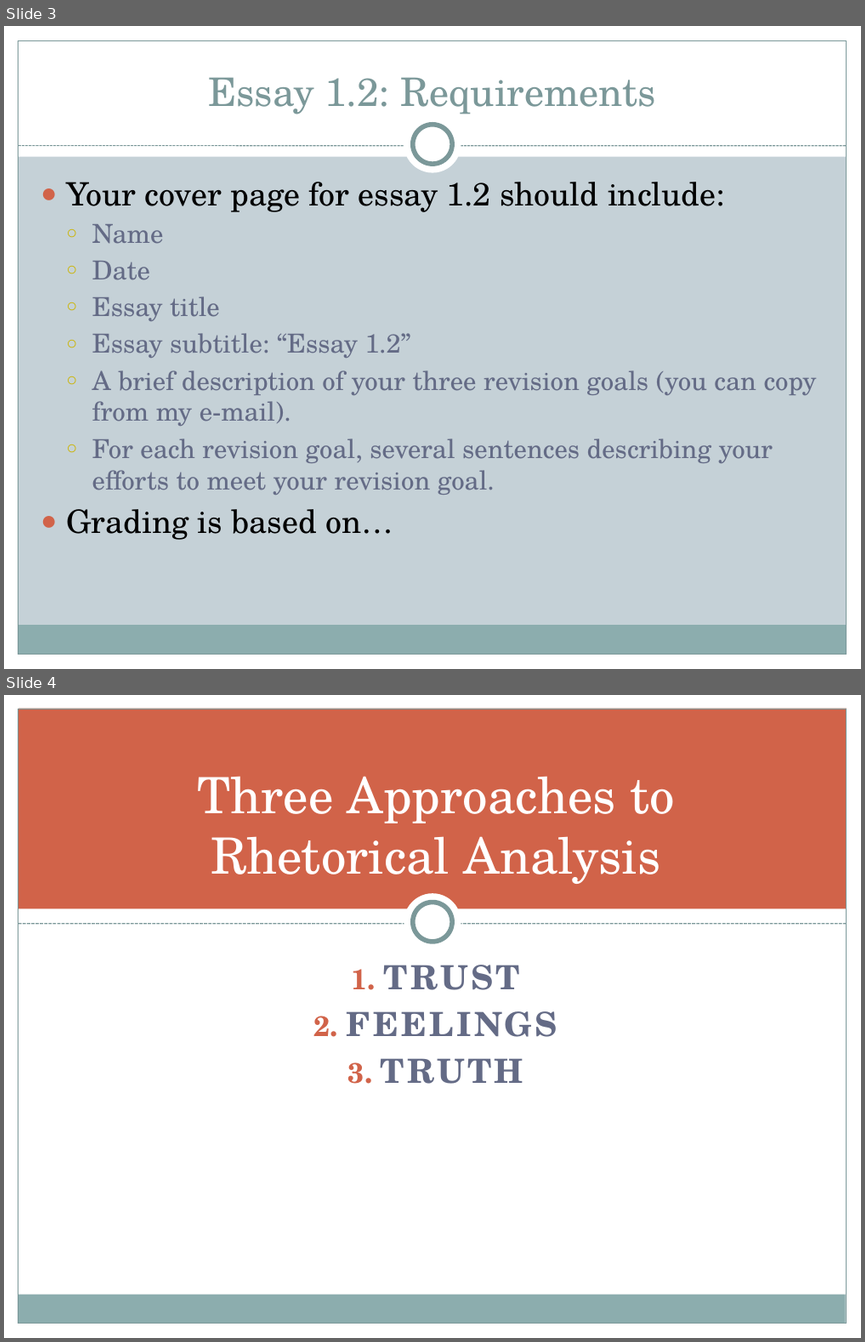
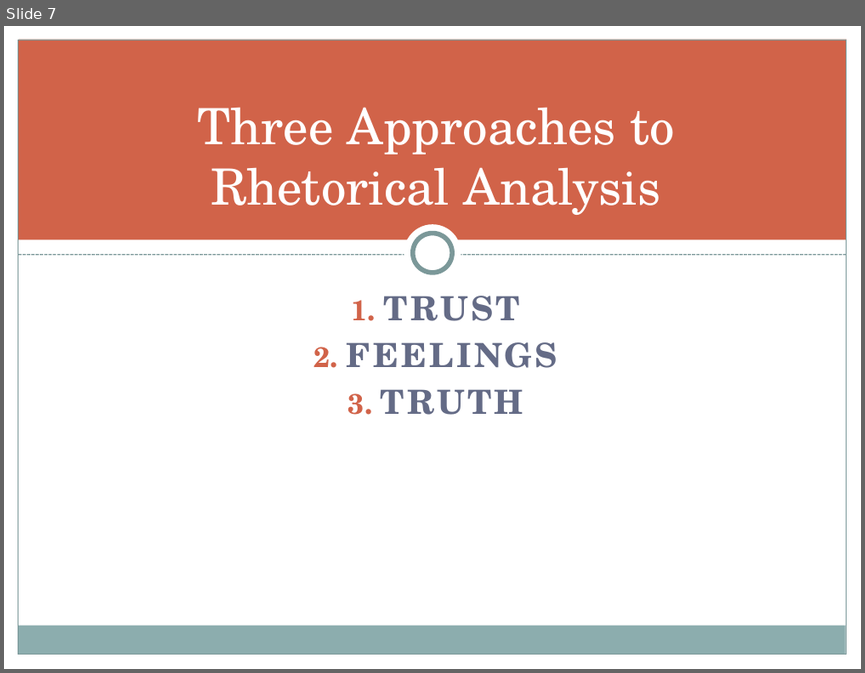
Before and after one commit to halperta/halperta.github.io, a slide deck: rhe306-spring2014/documents/ethosLecture.pptx. Shown one above the other, each under a label of ours: slides 3 and 4 before the commit, slide 7 after it. The pictures are 865x1342 and 865x673 pixels, drawn with LibreOffice and Linux fonts; fonts in the diff are those of the drawing. Boxes give left, top, right and bottom in pixels: in the first picture for what was removed or moved away, otherwise in the second. Text is boxed around its words. In the diff, an @@ line names an element or a change of style, - is before the commit and + after.

```diff
--- a/rhe306-spring2014/documents/ethosLecture.pptx
+++ b/rhe306-spring2014/documents/ethosLecture.pptx
@@ slide 3 removed at (4, 26, 861, 669), background #C5D1D7; not listed: 3 template elements that a slide beside it also shows @@
@@ rectangle removed at (4, 26, 861, 156) @@
@@ rectangle removed at (4, 26, 18, 669) @@
@@ rectangle removed at (846, 26, 861, 669) @@
@@ title removed at (208, 77, 656, 114) @@
-Essay 1.2: Requirements
@@ ellipse removed at (404, 116, 461, 173) @@
@@ ellipse removed at (413, 125, 452, 164) @@
@@ line removed from (18, 146) to (846, 146) @@
@@ text removed at (66, 182, 817, 539) @@
-● Your cover page for essay 1.2 should include:
-  ○ Name
-  ○ Date
-  ○ Essay title
-  ○ Essay subtitle: “Essay 1.2”
-  ○ A brief description of your three revision goals (you can copy from my e-mail).
-  ○ For each revision goal, several sentences describing your efforts to meet your revision goal.
-● Grading is based on…
@@ what was slide 4 is now slide 7 @@
```
Also in this commit, not shown: 2 slides changed, 12 slides added, 7 other slides removed, 2 other files.
